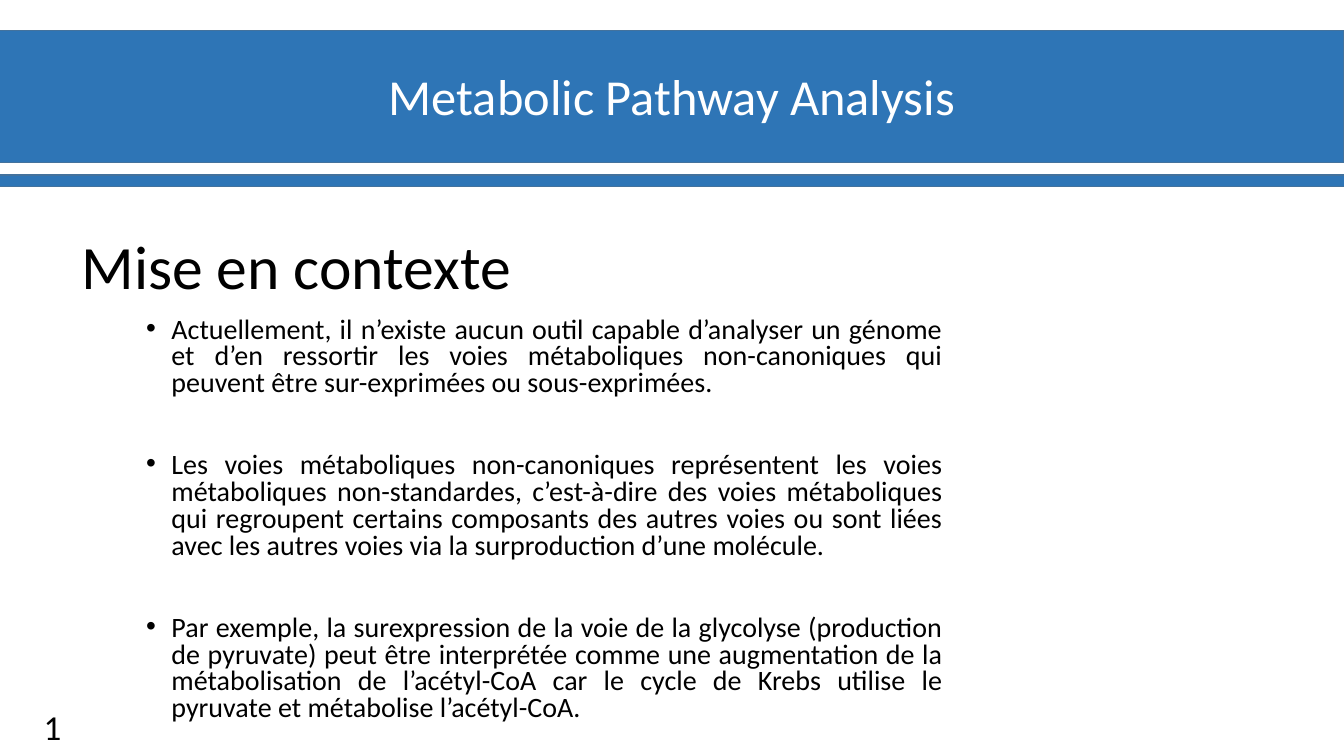
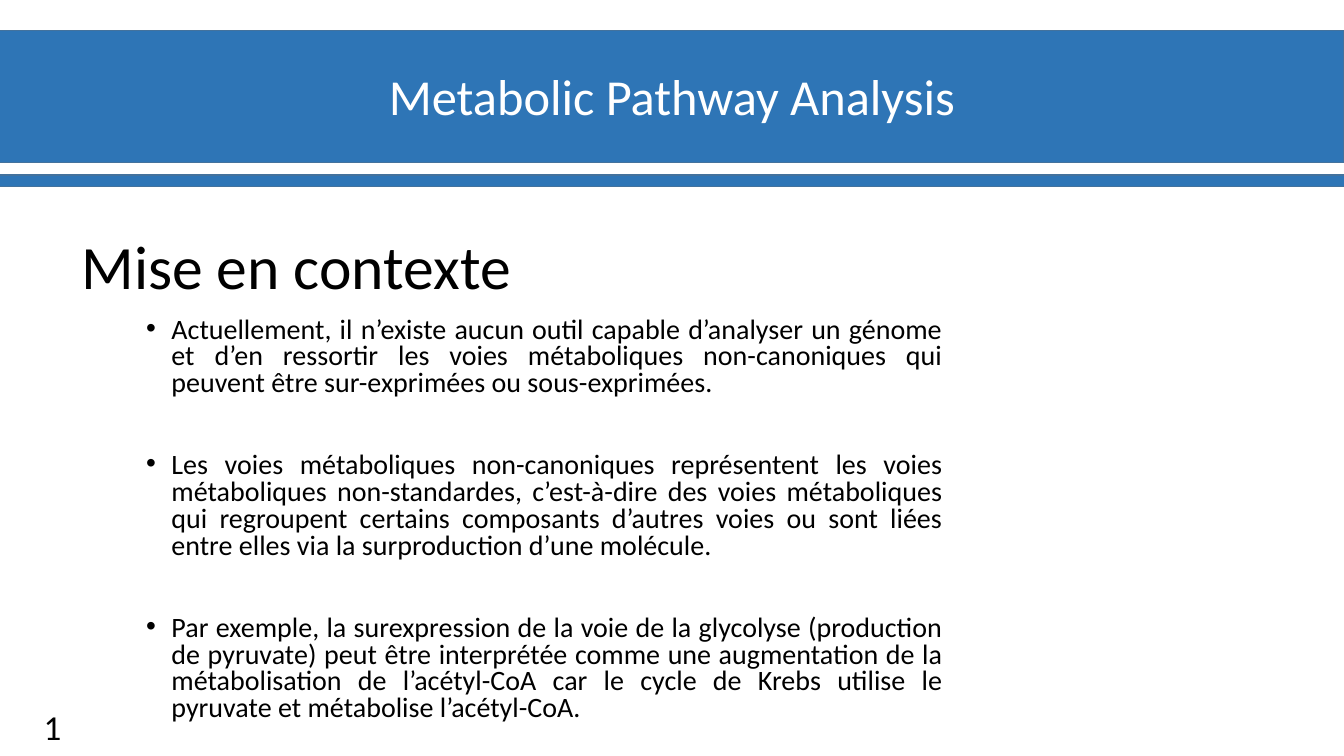
Before and after one commit to materrien/Projet-INSERM, a slide deck: slide 2 of Diapos_Suivit_projet.pptx. Drawn at 1344x756 pixels with LibreOffice and Linux fonts; fonts in the diff are those of the drawing; background and template pictures are left out. Boxes give left, top, right and bottom in pixels: in the first picture for what was removed or moved away, otherwise in the second. Text is boxed around its words. In the diff, an @@ line names an element or a change of style, - is before the commit and + after.

```diff
--- a/Diapos_Suivit_projet.pptx
+++ b/Diapos_Suivit_projet.pptx
@@ text at [171, 454, 942, 560]: text changed @@
-• Les voies métaboliques non-canoniques représentent les voies métaboliques non-standardes, c’est-à-dire des voies métaboliques qui regroupent certains composants des autres voies ou sont liées avec les autres voies via la surproduction d’une molécule.
+• Les voies métaboliques non-canoniques représentent les voies métaboliques non-standardes, c’est-à-dire des voies métaboliques qui regroupent certains composants d’autres voies ou sont liées entre elles via la surproduction d’une molécule.
```
Also in this commit, not shown: 6 other slides changed.
